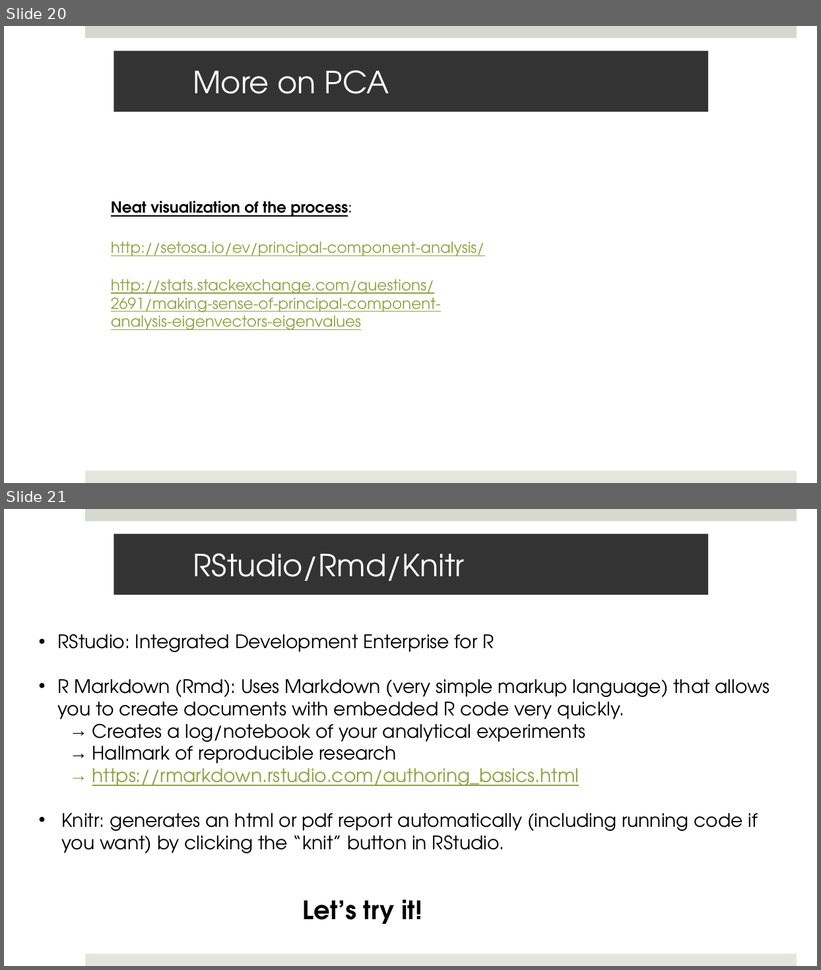
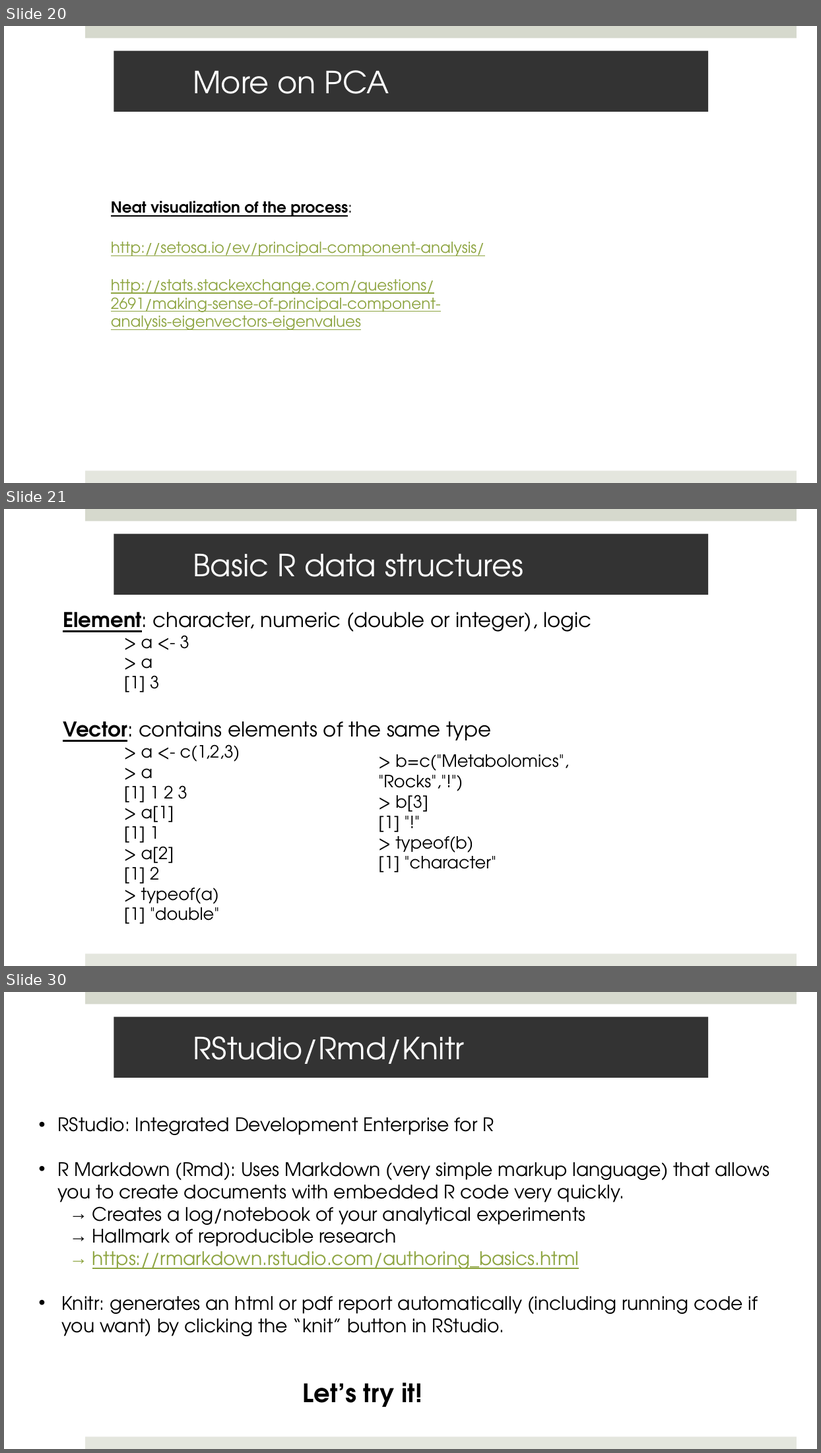
Before and after one commit to Mathelab/OHSI_DataAnalytics_Aug2019, a slide deck: Lectures/OHSI_DataAnalytics_LookingAtData_R_Git.pptx. Shown one above the other, each under a label of ours: slides 20 and 21 before the commit, slides 20, 21 and 30 after it; the slides between them are not shown. The pictures are 821x970 and 821x1453 pixels, drawn with LibreOffice and Linux fonts; fonts in the diff are those of the drawing. Boxes give left, top, right and bottom in pixels: in the first picture for what was removed or moved away, otherwise in the second. Text is boxed around its words. In the diff, an @@ line names an element or a change of style, - is before the commit and + after.

```diff
--- a/Lectures/OHSI_DataAnalytics_LookingAtData_R_Git.pptx
+++ b/Lectures/OHSI_DataAnalytics_LookingAtData_R_Git.pptx
@@ slide 21 added at <box>4,509,817,966</box>, background #FFFFFF; not listed: 2 template elements that a slide beside it also shows @@
@@ title added at <box>114,534,708,595</box>, fill #333333, 36 pt, text #FFFFFF @@
+Basic R data structures
@@ text added at <box>63,612,591,924</box>, 24 pt, text #000000 @@
+Element: character, numeric (double or integer), logic
+    > a <- 3
+    > a
+    [1] 3
+Vector: contains elements of the same type
+    > a <- c(1,2,3)
+    > a
+    [1] 1 2 3
+    > a[1]
+    [1] 1
+    > a[2]
+    [1] 2
+    > typeof(a)
+    [1] "double"
@@ text added at <box>378,755,569,873</box>, 20 pt, text #000000 @@
+> b=c("Metabolomics", "Rocks","!")
+> b[3]
+[1] "!"
+> typeof(b)
+[1] "character"
@@ what was slide 21 is now slide 30 @@
```
Also in this commit, not shown: 8 other slides added, 1 other file.
